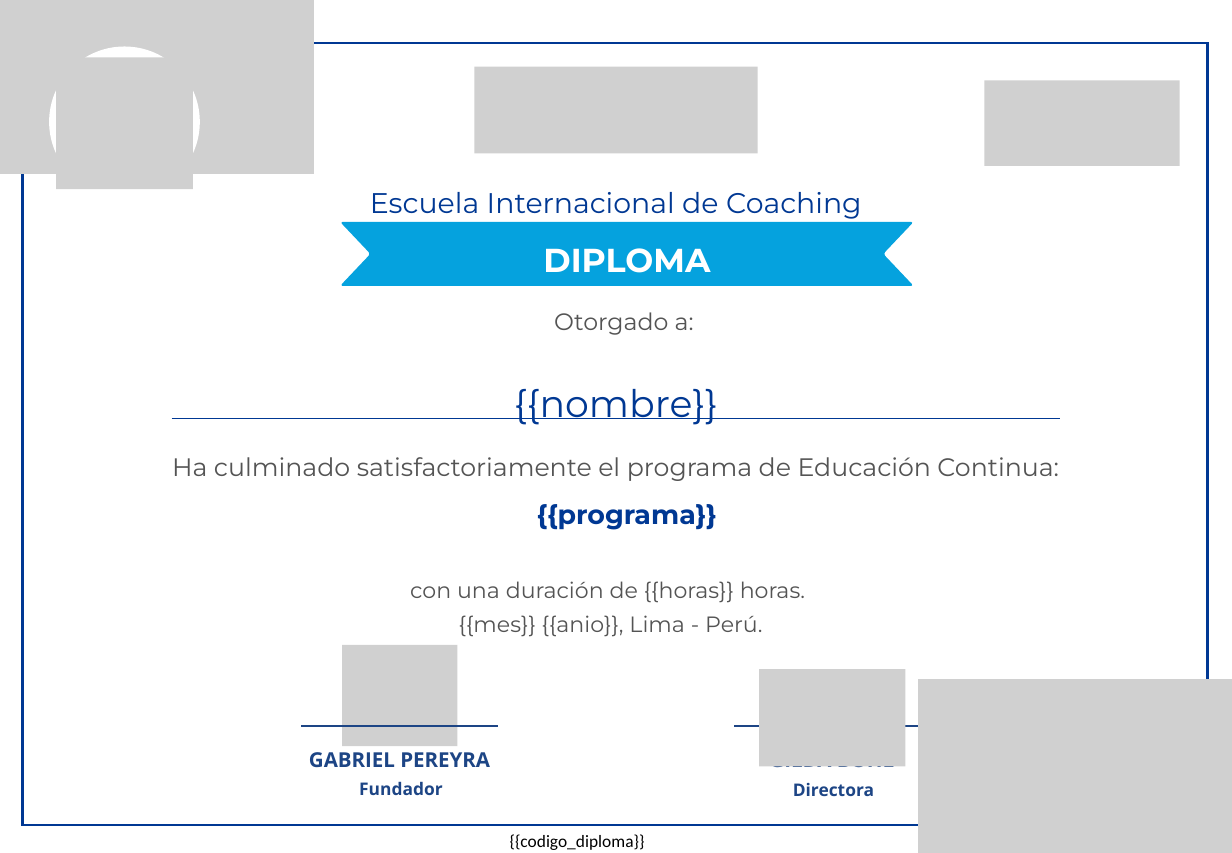
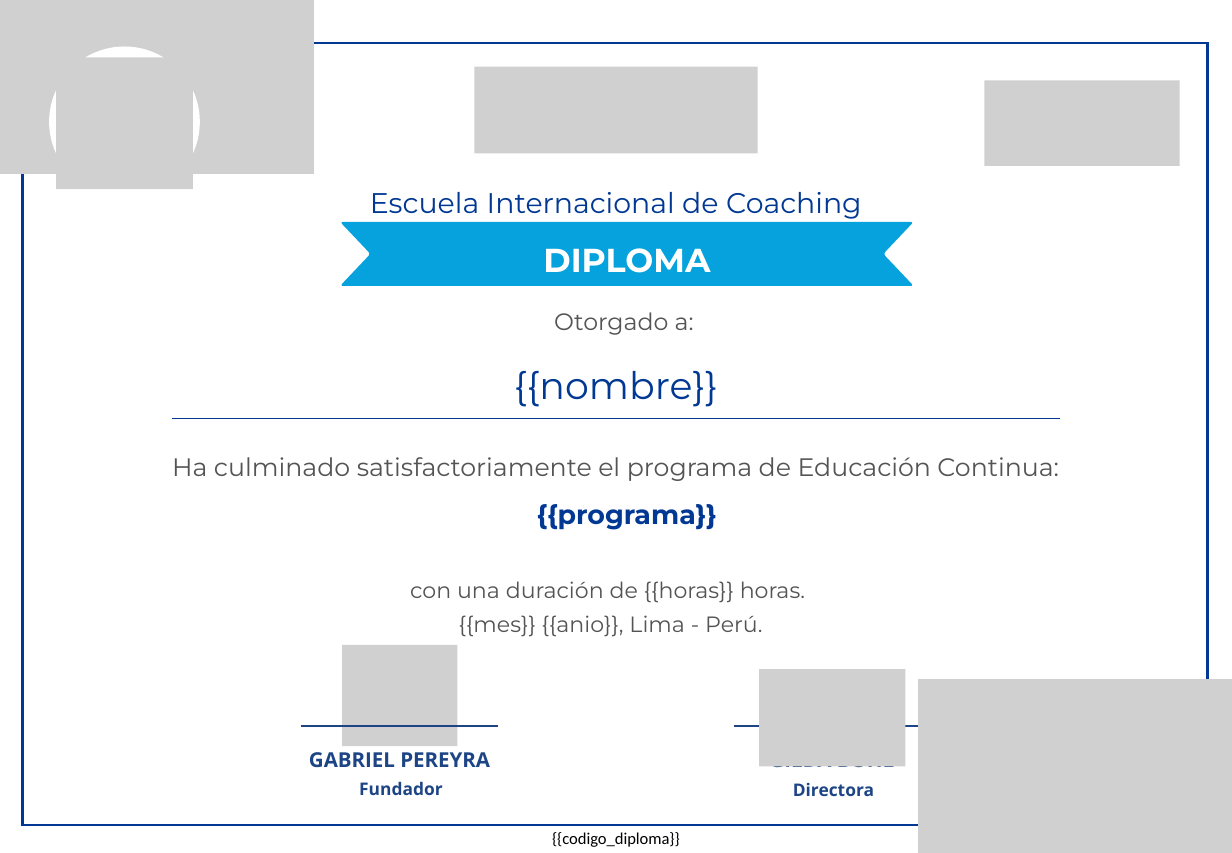
Before and after one commit to WilsonBecerra/HA_Certificados, a slide deck: slide 1 of UCAL_Plantilla.pptx. Drawn at 1232x853 pixels with LibreOffice and Linux fonts; fonts in the diff are those of the drawing; grey boxes stand for pictures. Boxes give left, top, right and bottom in pixels: in the first picture for what was removed or moved away, otherwise in the second. Text is boxed around its words. In the diff, an @@ line names an element or a change of style, - is before the commit and + after.

```diff
--- a/UCAL_Plantilla.pptx
+++ b/UCAL_Plantilla.pptx
@@ text "{{nombre}}": place and size @@
-text "{{nombre}}" at [514,389,718,425]
+text "{{nombre}}" at [514,371,718,407]
@@ text "{{nombre}}" at [514,371,718,407]: line spacing 1.6 to 1 @@
@@ text "{{codigo_diploma}}": place and size @@
-text "{{codigo_diploma}}" at [510,834,645,850]
+text "{{codigo_diploma}}" at [552,832,680,847]
@@ text "{{codigo_diploma}}" at [552,832,680,847]: size 11 to 10.5 pt; alignment left to centre @@
```
